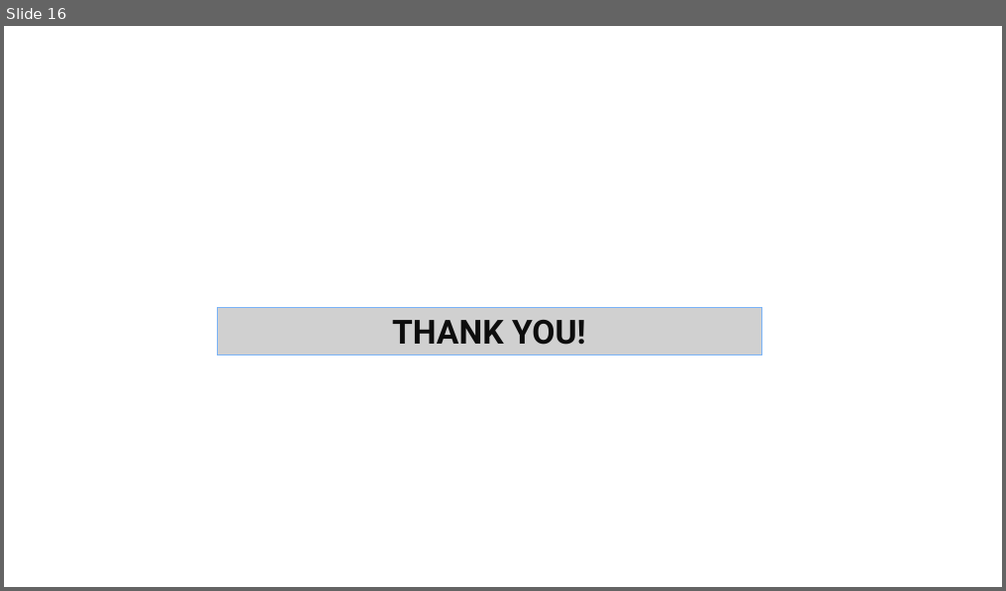
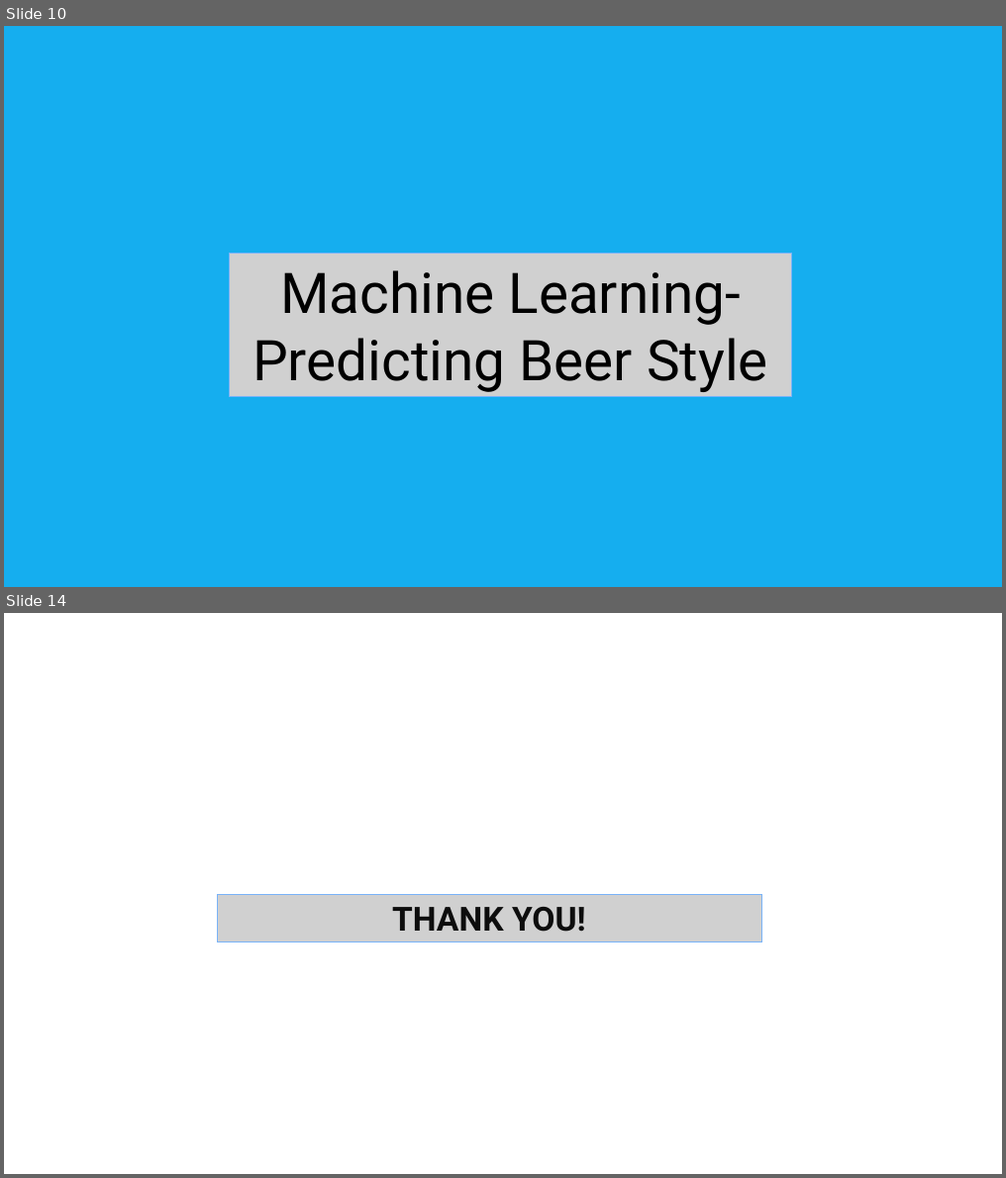
Before and after one commit to C-Stewart-GH/DDS_6306_CS1, a slide deck: Final_CS1_Presentation_DDS_6306.pptx. Shown one above the other, each under a label of ours: slide 16 before the commit, slides 10 and 14 after it; the slides between them are not shown. The pictures are 1006x591 and 1006x1178 pixels, drawn with LibreOffice and Linux fonts; fonts in the diff are those of the drawing; grey boxes stand for pictures; background and template pictures are left out. Boxes give left, top, right and bottom in pixels: in the first picture for what was removed or moved away, otherwise in the second. Text is boxed around its words. In the diff, an @@ line names an element or a change of style, - is before the commit and + after.

```diff
--- a/Final_CS1_Presentation_DDS_6306.pptx
+++ b/Final_CS1_Presentation_DDS_6306.pptx
@@ slide 10 added at [4, 26, 1002, 587], background picture (left out) @@
@@ picture added at [230, 254, 792, 397], 54 pt, text #000000 @@
+Machine Learning- Predicting Beer Style
@@ what was slide 16 is now slide 14 @@
```
Also in this commit, not shown: 7 slides changed, 2 other slides added, 5 slides removed, 4 other files.
